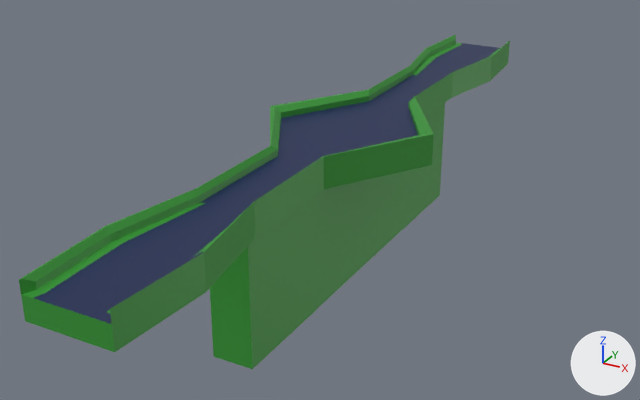
One commit to the Blender file Assets/models/escenario .blend: the scene before it, then after it.
Camera for both pictures: a camera (50 mm lens) standing at (58.7, -115.7, 48.0) and looking at (-0.5, -8.0, -5.9). Arrows for +X, +Y and +Z are at lower right; the lights stay in place.
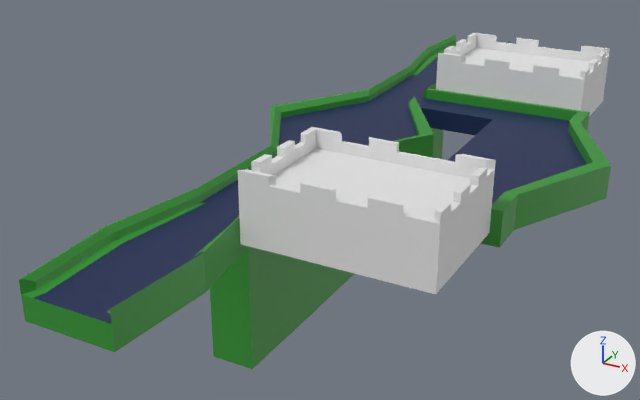
Boxes (x1, y1, x2, y2) around the edits, measured in the pictures (640 x 400 px):
'Cube', reshaped (21% wider): before (19, 35, 510, 369); after (19, 35, 611, 369)
'Cube.002', added: after (238, 127, 496, 294)
'Cube.001', added: after (436, 33, 610, 117)
part 1 of me_cube_001, built on: before (197, 66, 453, 369); after (197, 66, 611, 369)

Patch to the scene script:
```diff
--- a/Assets/models/escenario .blend.py
+++ b/Assets/models/escenario .blend.py
@@ me_cube_001 @@
-me_cube_001.from_pydata(...)  # 162 vertices, 158 faces; spans x -14.0..14.0, y -61.2..61.2, z -20.0..4.6
+me_cube_001.from_pydata(...)  # 374 vertices, 370 faces; spans x -14.0..39.5, y -61.2..61.2, z -20.0..4.6
+# me_cube_001 part 1
+# 36 faces are deleted
+# 42 vertices are added at x -4.2..39.5, y -27.7..27.4, z -0.3..4.6
+# 14 new vertices lie (0.0, 5.6, 0.0) away from vertices in x -4.3..4.3, y -33.3, z -20.0..4.6
+# 14 new vertices lie (0.0, -5.9, 0.0) away from vertices in x -4.3..4.3, y 33.3, z -20.0..4.6
+# 12 new vertices lie (0.0, 6.3, 0.0) away from vertices in x -4.3..4.3, y -27.7, z -20.0..4.6
+# 15 new vertices lie (0.0, 0.5, 0.0) away from vertices in x -4.3..4.3, y -21.4..15.6, z -20.0..4.6
+# 12 new vertices lie (0.0, -5.8, 0.0) away from vertices in x -4.3..4.3, y 27.4, z -20.0..4.6
+# 11 new vertices lie (0.0, -0.7, 0.0) away from vertices in x -4.3..4.3, y 21.6, z -20.0..4.6
+# 11 new vertices lie (0.0, 0.4, 0.0) away from vertices in x -4.3..4.3, y 15.8, z -20.0..4.6
+# 11 new vertices lie (0.0, -0.8, 0.0) away from vertices in x -4.3..4.3, y -15.8, z -20.0..4.6
+# 12 new vertices lie (13.6, 0.0, 0.0) away from vertices in x 4.3, y -21.4..20.9, z -0.3..2.9
+# 12 new vertices lie (11.9, 0.0, 0.0) away from vertices in x 17.9, y -21.4..20.9, z -0.3..2.9
+# 13 new vertices lie (0.0, 0.0, 1.7) away from vertices in x 4.3..29.8, y -21.4..21.6, z 2.9
+# 13 new vertices lie (1.7, 0.0, 0.0) away from vertices in x 29.8, y -21.4..20.9, z -0.3..4.6
+# 7 new vertices lie (0.0, -0.5, 0.0) away from vertices in x 17.9..31.5, y 16.2, z -0.3..4.6
+# 6 new vertices lie (0.0, 0.0, 3.2) away from vertices in x 31.5, y -20.9..20.9, z -0.3
+# 7 new vertices lie (0.0, 0.8, 0.0) away from vertices in x 17.9..31.5, y 20.9, z -0.3..4.6
+# 201 new faces join them, mat_superior (green #359633)
+# 47 new faces join them, mat_base (dark blue #152653)
 me_cube_001.materials.append(mat_base)
@@ ob_cube_002 @@
+ob_cube_002 = bpy.data.objects.new('Cube.002', me_cube_002)  # 192 vertices, 190 faces; spans x 5.6..30.1, y -38.5..-21.4, z 1.4..10.8; in mat_castle (white #e7e7e7)
+ob_cube_002.location = (0.0, 0.0, 0.0)
@@ ob_cube_001 @@
+ob_cube_001 = bpy.data.objects.new('Cube.001', me_cube)  # 192 vertices, 190 faces; spans x 5.6..30.1, y 21.8..38.9, z 1.4..10.8
+ob_cube_001.location = (0.0, 0.0, 0.0)
```
